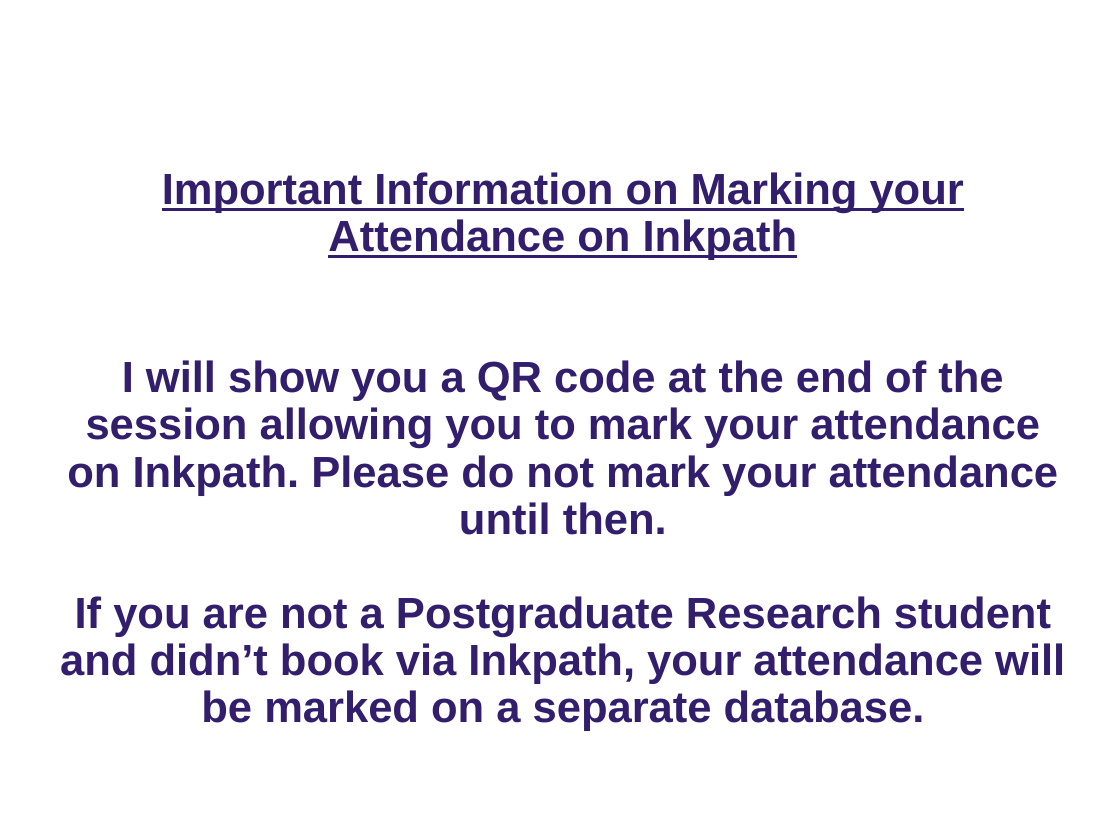
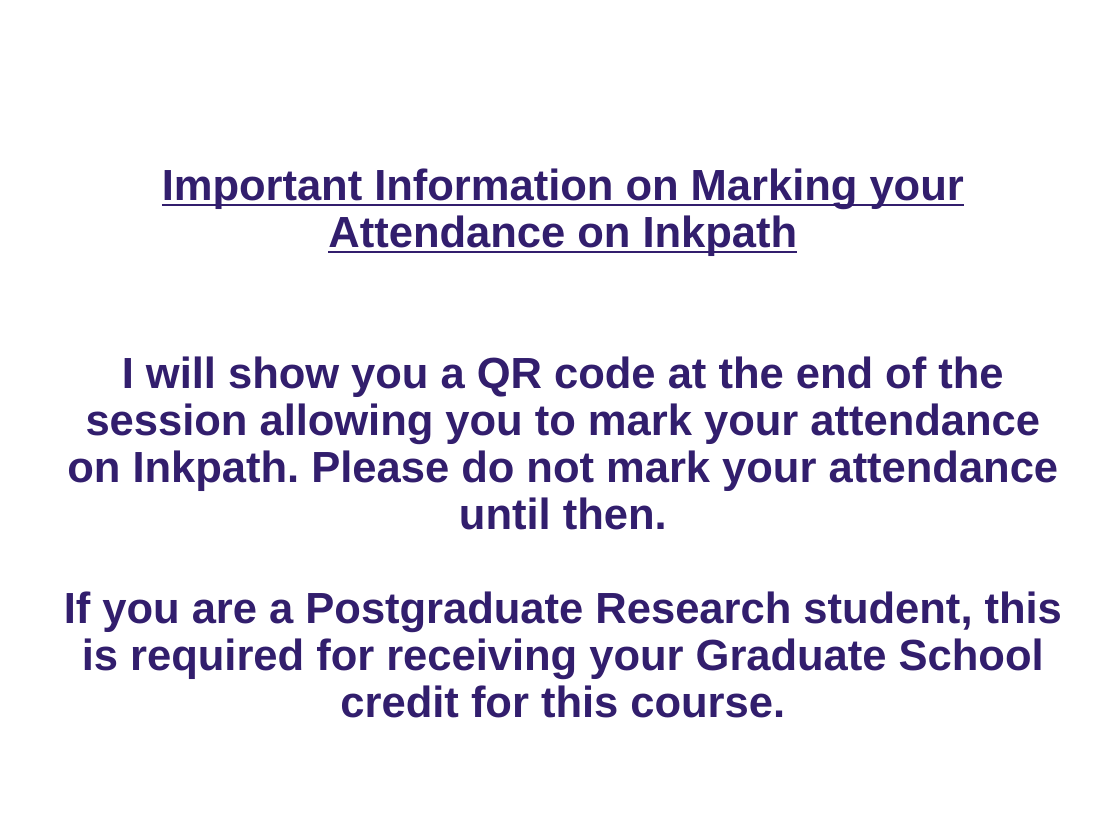
Before and after one commit to ImperialCollegeLondon/RCDS-numerical-computing-in-python-with-numpy-and-scipy, a slide deck: slide 2 of Numerical Computing Python Slides.pptx. Drawn at 1120x840 pixels with LibreOffice and Linux fonts; fonts in the diff are those of the drawing; background and template pictures are left out. Boxes give left, top, right and bottom in pixels: in the first picture for what was removed or moved away, otherwise in the second. Text is boxed around its words. In the diff, an @@ line names an element or a change of style, - is before the commit and + after.

Commit message:
Updated Inkpath Instructions

```diff
--- a/Numerical Computing Python Slides.pptx
+++ b/Numerical Computing Python Slides.pptx
@@ title at (64, 168, 1062, 718): text changed @@
-Important Information on Marking your Attendance on Inkpath
-I will show you a QR code at the end of the session allowing you to mark your attendance on Inkpath. Please do not mark your attendance until then.
-If you are not a Postgraduate Research student and didn’t book via Inkpath, your attendance will be marked on a separate database.
+Important Information on Marking your Attendance on Inkpath
+I will show you a QR code at the end of the session allowing you to mark your attendance on Inkpath. Please do not mark your attendance until then.
+If you are a Postgraduate Research student, this is required for receiving your Graduate School credit for this course.
```
